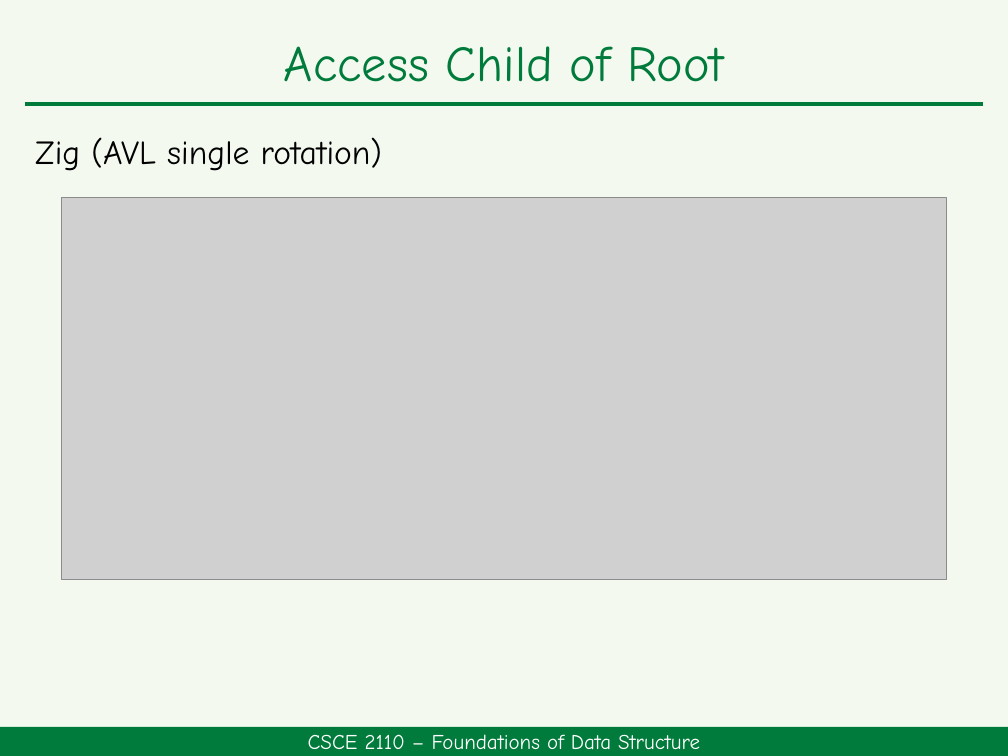
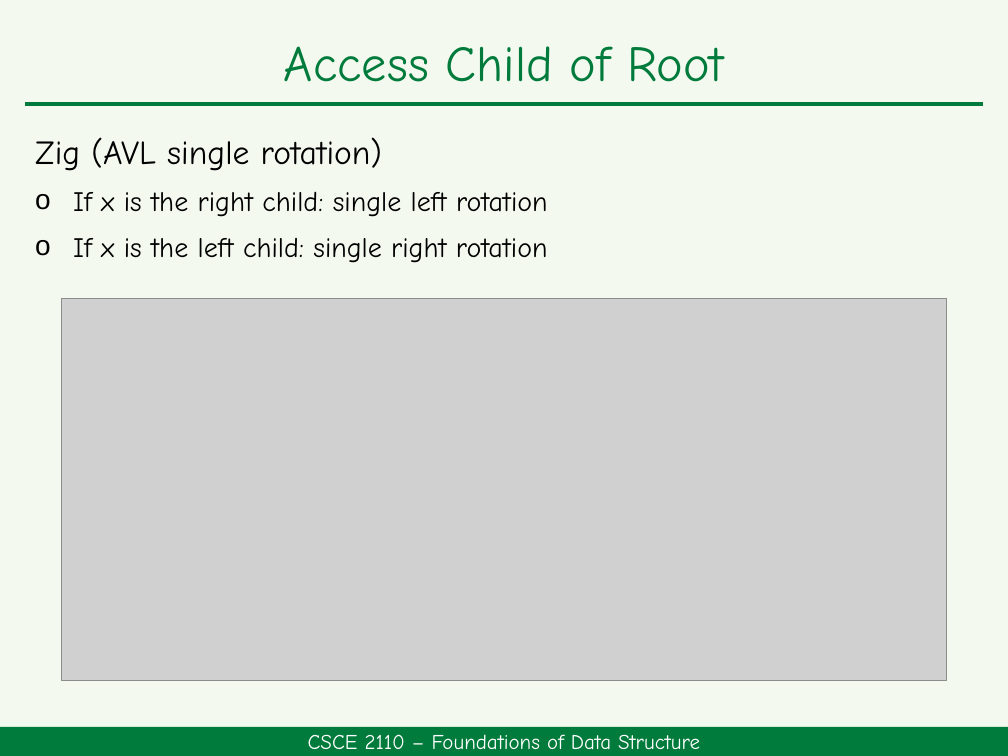
Before and after one commit to HengFan2010/hengfan2010.github.io, a slide deck: slide 9 of teaching/25F-2110/slides/2110-topic 6-Splay Tree.pptx. Drawn at 1008x756 pixels with LibreOffice and Linux fonts; fonts in the diff are those of the drawing; grey boxes stand for pictures. Boxes give left, top, right and bottom in pixels: in the first picture for what was removed or moved away, otherwise in the second. Text is boxed around its words. In the diff, an @@ line names an element or a change of style, - is before the commit and + after.

```diff
--- a/teaching/25F-2110/slides/2110-topic 6-Splay Tree.pptx
+++ b/teaching/25F-2110/slides/2110-topic 6-Splay Tree.pptx
@@ text at box(73, 192, 548, 263): paragraphs added @@
+o If x is the right child: single left rotation
+o If x is the left child: single right rotation
@@ picture: place and size @@
-picture at box(61, 198, 947, 580)
+picture at box(61, 298, 947, 680)
```
Also in this commit, not shown: 4 other slides changed, 3 other files.
